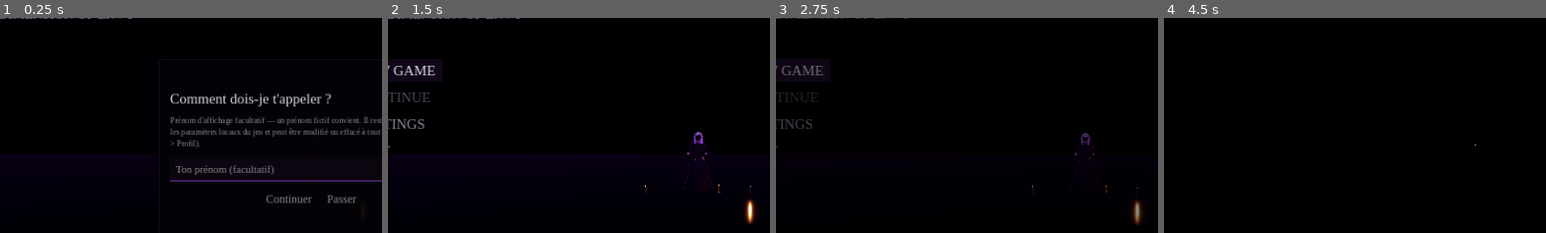
Above: before the commit, frames 1-4 (left to right).
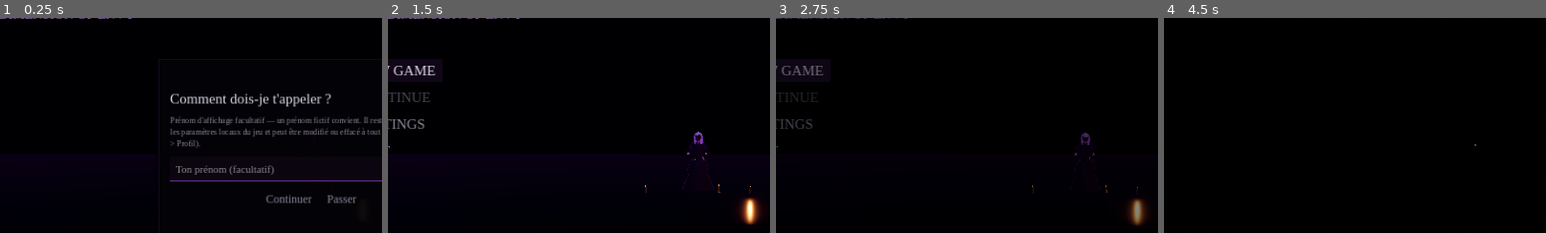
Above: after the commit, the same moments.

Repository: MaxXouRT/ReZero---The-Dimension-Of-Envy
Game: Godot game, scene res://scenes/main/boot.tscn
Two runs of this game, one before a commit and one after it. Both use one fixed random seed, a clock stepped at 60 frames per second and the inputs below.
Inputs (mouse positions are % of the whole screen's width and height, from its top left):
- Up to frame 1 (0.25 s): no input
- Up to frame 2 (1.5 s): click (50, 56) at 0.52 s; type "Alex" at 0.6 s; click "Continuer" at 1.25 s
- Up to frame 3 (2.75 s): click "NEW GAME" at 2 s
- Up to frame 4 (4.5 s): click "NEW GAME" at 2.75 s; tap Enter (ui_accept) at 3.5, 3.77 s; move the mouse to (55, 50) at 3.52 s; hold W (move_forward) 3.53-4.25 s; hold E (interact) 3.53-4.25 s; click (55, 50) at 3.67 s; tap Tab (journal) at 3.8 s; click "← Fermer" at 4.25 s
The pictures show only the part of the screen within x 9-59%, y 20-70%; the shares and areas given below are measured in that part.

The runs differ from the first frame. In frame 2, 0.6% of the frame differs, in the area x 92-98%, y 83-96%; in frame 3, 0.4%; in frame 4, less than 0.1%.

Commit message:
Polish: lighting pass, Satella look, mirrors, loop-dependent rooms, docs, QA sandbox
- Brighter, readable gothic lighting; lighter local fog; subtler envy veins
- Witch face swallowed by shadow, thin black shadow hands, tattered dress
- Death overlay closes from the screen edges
- Mirrors in hall/dining with mirror-only Satella spots
- Guest room that only exists on some loops; Witch rearranges the mansion (OBSESSED+)
- Meta finale: awareness driven by the script (no stare gain)
- QA: save sandbox, walkthrough bot, choice-ending test, capture tools
- Documentation: architecture, game design (solutions), assets & audio

Co-Authored-By: Claude Opus 5.5 <noreply@anthropic.com>
Claude-Session: https://claude.ai/code/session_01RvkkJZmG6j5EN1wLrmSRbz

Diff:
--- a/resources/dialogues/dialogues.json
+++ b/resources/dialogues/dialogues.json
@@ -4,7 +4,7 @@
 	"c1_wake_3": {"speaker": "subaru", "text": "Il me faut de la lumière. Il y avait quelque chose sur le bureau...", "duration": 3.8},
 	"c1_flashlight": {"speaker": "subaru", "text": "Une lampe torche... dans ce monde ? Peu importe. Elle marche.", "duration": 3.8},
 	"c1_window": {"speaker": "subaru", "text": "Il n'y a rien dehors. Pas d'étoiles. Pas de lune. Juste... du violet.", "duration": 4.0},
-	"c1_mirror": {"speaker": "subaru", "text": "C'est bien moi. ...Pourquoi est-ce que j'en doute ?", "duration": 3.5},
+	"c1_mirror": {"speaker": "subaru", "text": "Le miroir... il montre la chambre. Mais pas moi. Je n'ai pas de reflet.", "duration": 4.2},
 	"c1_corridor": {"speaker": "subaru", "text": "Ce couloir était plus court que ça. J'en suis sûr.", "duration": 3.4},
 	"c1_footsteps": {"speaker": "subaru", "text": "Des pas... Ram ? C'est toi ?", "duration": 3.0},
 	"c1_hall": {"speaker": "subaru", "text": "Le hall... Il est plus grand que dans mes souvenirs. Beaucoup plus grand.", "duration": 4.0},
--- a/scripts/environment/world_distortion_system.gd
+++ b/scripts/environment/world_distortion_system.gd
@@ -67,6 +67,24 @@
 		return
 	var n: int = _items[id]["variants"].size()
 	force(id, GameState.deaths() % n)
+
+
+## The Witch rearranges the mansion: one registered element changes the next
+## time nobody looks at it, and a random painting turns into another.
+func random_change() -> void:
+	var ids := _items.keys()
+	if not ids.is_empty():
+		var id: String = ids[randi() % ids.size()]
+		if id != "forgotten_door":
+			var n: int = _items[id]["variants"].size()
+			request(id, (current(id) + 1) % n)
+	var paintings := get_tree().get_nodes_in_group("paintings")
+	if not paintings.is_empty() and player:
+		var mi := paintings[randi() % paintings.size()] as MeshInstance3D
+		if mi and not _is_seen(mi):
+			var m := mi.material_override as ShaderMaterial
+			if m:
+				m.set_shader_parameter("variant", [2, 3, 5][randi() % 3])
 
 
 func move_when_unseen(n: Node3D, xf: Transform3D) -> void:
--- a/scripts/environment/zones/zone_dining.gd
+++ b/scripts/environment/zones/zone_dining.gd
@@ -9,7 +9,7 @@
 func _init() -> void:
 	display_name = "Salle à manger"
 	ambience = {"amb_mansion_room": 0.65, "amb_drone_low": 0.3}
-	rules = {"follow": true, "manifest": true, "hunt": true, "chase": false, "spot_kinds": ["room"]}
+	rules = {"follow": true, "manifest": true, "hunt": true, "chase": false, "spot_kinds": ["room", "mirror"]}
 
 
 func build() -> void:
@@ -43,6 +43,12 @@
 	Builder.painting(self, Vector3(-4.85, 2.3, -1.0), 90.0, Vector2(0.8, 1.1), 0, 6.0).add_to_group("paintings")
 	Builder.box(self, Vector3(0.5, 1.0, 2.2), Vector3(-4.5, 0.5, -2.2), Builder.mat("wood_dark"))
 	readable(Vector3(0.3, 0.86, -1.6), "note_dining", "Lire la carte")
+	var mirror := Mirror.new()
+	mirror.size = Vector2(1.0, 1.4)
+	mirror.position = Vector3(-4.85, 1.9, 1.6)
+	mirror.rotation_degrees.y = 90.0
+	add_child(mirror)
+	spot(Vector3(-1.8, 0, 2.6), "mirror")
 	Pickups.battery(self, Vector3(-4.5, 1.02, -2.6), "battery_dining")
 	spot(Vector3(0, 0, 4.3), "room")
 	spot(Vector3(3.8, 0, 3.6), "room")
--- a/scripts/environment/zones/zone_east_corridor.gd
+++ b/scripts/environment/zones/zone_east_corridor.gd
@@ -32,7 +32,18 @@
 	# dining door + a locked door
 	var dining_door := Builder.door(self, Vector3(3.7, 0, 1.7), 180.0, {"name": "DiningDoor"})
 	dining_door.set_meta("story_door", true)
-	Builder.door(self, Vector3(-2.0, 0, 1.7), 180.0, {"locked": true, "name": "LockedDoor"})
+	# A guest-room door that only exists on some loops (rooms vanish between deaths)
+	var guest_door_root := Builder.node(self, "GuestDoorVariant")
+	Builder.door(guest_door_root, Vector3(-2.0, 0, 1.7), 180.0, {"locked": true, "name": "LockedDoor"})
+	var guest_wall_root := Builder.node(self, "GuestWallVariant")
+	Builder.box(guest_wall_root, Vector3(1.3, 2.4, 0.22), Vector3(-2.0, 1.2, 1.7), Builder.mat("wallpaper"))
+	Builder.box(guest_wall_root, Vector3(1.3, 1.05, 0.04), Vector3(-2.0, 0.525, 1.57), Builder.mat("wainscot"), false)
+	Builder.painting(guest_wall_root, Vector3(-2.0, 1.75, 1.57), 180.0, Vector2(0.6, 0.8), 3, 21.0)
+	if game and game.distortion:
+		game.distortion.register("guest_room", [guest_door_root, guest_wall_root], 0)
+		game.distortion.pick_for_loop("guest_room")
+	else:
+		guest_wall_root.visible = false
 	# the four "any doors" (north wall, face the corridor = +Z)
 	for i in LIB_DOORS_X.size():
 		var d := Builder.door(self, Vector3(LIB_DOORS_X[i], 0, -1.7), 0.0, {"locked": GameState.chapter() < 2, "name": "AnyDoor%d" % i})
--- a/scripts/environment/zones/zone_grand_hall.gd
+++ b/scripts/environment/zones/zone_grand_hall.gd
@@ -18,7 +18,7 @@
 func _init() -> void:
 	display_name = "Grand hall"
 	ambience = {"amb_mansion_room": 0.55, "amb_void_wind": 0.35, "amb_drone_low": 0.3}
-	rules = {"follow": true, "manifest": true, "hunt": true, "chase": true, "spot_kinds": ["balcony", "behind_glass", "room"]}
+	rules = {"follow": true, "manifest": true, "hunt": true, "chase": true, "spot_kinds": ["balcony", "behind_glass", "room", "mirror"]}
 
 
 func build() -> void:
@@ -77,6 +77,17 @@
 		Builder.candelabra(self, Vector3(side * 10.3, 0.9, -2.0), side > 0.0)
 		Builder.sconce(self, Vector3(side * 10.85, 3.0, 9.5), Vector3(-side, 0, 0), true)
 	Builder.fog_volume(self, Vector3(0, 0.6, 0), Vector3(22, 1.4, 26), 0.25)
+	# a tall mirror: sometimes she exists only in the reflection
+	var mirror := Mirror.new()
+	mirror.size = Vector2(1.3, 2.4)
+	mirror.position = Vector3(-10.85, 1.6, 0.0)
+	mirror.rotation_degrees.y = 90.0
+	add_child(mirror)
+	Builder.interactable(self, Vector3(-10.5, 1.6, 0.0), Vector3(0.4, 2.2, 1.3), "Regarder le miroir", func(_p):
+		if game and game.director:
+			game.director.notify("interact:mirror"))
+	spot(Vector3(-6.5, 0, 1.5), "mirror")
+	spot(Vector3(-7.5, 0, -2.0), "mirror")
 	_build_seal()
 	readable(Vector3(-10.3, 0.92, -1.8), "note_mirror_original", "Lire", true)
 	Pickups.battery(self, Vector3(10.3, 0.92, -1.6), "battery_hall")
--- a/scripts/horror/horror_event_director.gd
+++ b/scripts/horror/horror_event_director.gd
@@ -189,6 +189,13 @@
 			player.flashlight.flicker(1.2, 1.0)
 			player.add_panic(0.5)
 			EventBus.camera_shake.emit(0.25, 0.3)
+			if randf() < 0.5 and satella.sm.current_name == "DORMANT":
+				# for a single flicker, she stands right there
+				satella.autonomous = false
+				satella.sm.change("INTERACTING", {"pos": player.global_position + player.forward() * 3.2, "pose": SatellaBody.Pose.STILL})
+				await get_tree().create_timer(0.35).timeout
+				satella.autonomous = true
+				satella.sm.change("DISAPPEARING", {"instant": true})
 		"fake_death":
 			if overlay:
 				overlay.fake_death()
--- a/scripts/main/game.gd
+++ b/scripts/main/game.gd
@@ -199,7 +199,9 @@
 	env.glow_enabled = Settings.glow
 	env.adjustment_brightness = Settings.brightness
 	for l in get_tree().get_nodes_in_group("flicker_lights"):
-		if l is Light3D and l.shadow_enabled and not Settings.shadows:
-			l.shadow_enabled = false
+		if l is Light3D:
+			if not l.has_meta("authored_shadow"):
+				l.set_meta("authored_shadow", l.shadow_enabled)
+			l.shadow_enabled = bool(l.get_meta("authored_shadow")) and Settings.shadows
 	if player:
 		player.flashlight.spot.shadow_enabled = Settings.shadows or Settings.quality > 0
--- a/scripts/satella/states/state_dormant.gd
+++ b/scripts/satella/states/state_dormant.gd
@@ -8,6 +8,7 @@
 
 var cooldown := 60.0
 var _whisper_t := 0.0
+var _modify_t := 45.0
 
 
 func enter(a: Dictionary) -> void:
@@ -25,6 +26,14 @@
 		if not ai.try_spontaneous_appearance():
 			cooldown = randf_range(6.0, 12.0)
 		return
+	# OBSESSED+: she modifies the mansion while nobody is looking
+	_modify_t -= delta
+	if _modify_t <= 0.0:
+		_modify_t = randf_range(40.0, 80.0)
+		if EnvyAwareness.stage() >= EnvyAwareness.Stage.OBSESSED:
+			var g := ai.get_parent()
+			if g and g.get("distortion"):
+				g.distortion.random_change()
 	_whisper_t -= delta
 	if _whisper_t <= 0.0:
 		_whisper_t = randf_range(70.0, 140.0)
--- a/scripts/save_system/save_manager.gd
+++ b/scripts/save_system/save_manager.gd
@@ -10,14 +10,24 @@
 ## Only these two files are ever written or read. The game never inspects
 ## anything else on the player's machine.
 
-const SAVE_PATH := "user://savegame.json"
-const META_PATH := "user://meta.json"
+var SAVE_PATH := "user://savegame.json"
+var META_PATH := "user://meta.json"
 const SAVE_VERSION := 1
 
 
 func _ready() -> void:
 	process_mode = Node.PROCESS_MODE_ALWAYS
 	load_meta()
+
+
+## QA: redirects every file to user://qa_* so automated tests never touch
+## the player's real save, endings or lobby history.
+func use_sandbox() -> void:
+	SAVE_PATH = "user://qa_savegame.json"
+	META_PATH = "user://qa_meta.json"
+	if FileAccess.file_exists(META_PATH):
+		DirAccess.remove_absolute(ProjectSettings.globalize_path(META_PATH))
+	GameState.meta = GameState._fresh_meta()
 
 
 func has_save() -> bool:
--- a/scripts/ui/lobby.gd
+++ b/scripts/ui/lobby.gd
@@ -67,8 +67,8 @@
 	add_child(we)
 	var floor_mat := StandardMaterial3D.new()
 	floor_mat.albedo_color = Color(0.01, 0.006, 0.014)
-	floor_mat.roughness = 0.12
-	floor_mat.metallic = 0.5
+	floor_mat.roughness = 0.25
+	floor_mat.metallic = 0.3
 	Builder.box(self, Vector3(60, 0.2, 60), Vector3(0, -0.1, 0), floor_mat, false)
 	var seat := Vector3(0, 0, -9.0)
 	if _true_mode:
--- a/scripts/ui/pause_menu.gd
+++ b/scripts/ui/pause_menu.gd
@@ -78,6 +78,8 @@
 	if ReturnByDeath.running or trap_running or locked:
 		return false
 	if game and game.player and game.player.dead:
+		return false
+	if game and ((game.journal and game.journal.is_open) or (game.reader and game.reader.is_open())):
 		return false
 	return true
 
--- a/shaders/death_overlay.gdshader
+++ b/shaders/death_overlay.gdshader
@@ -11,15 +11,14 @@
 	vec2 uv = UV - 0.5;
 	float r = length(uv * vec2(1.6, 1.0));
 	float a = atan(uv.y, uv.x);
-	float fingers = fbm(vec2(a * 3.0, r * 2.0 - TIME * 0.6)) * 0.35 + 0.5 * pow(abs(sin(a * 7.0 + TIME * 0.3)), 6.0) * 0.25;
-	float reach = mix(1.2, -0.2, progress);
-	float shadow = smoothstep(reach + 0.08, reach - 0.02, 1.0 - r - fingers * 0.5);
-	shadow = 1.0 - shadow;
-	float rim = smoothstep(0.05, 0.0, abs((1.0 - r - fingers * 0.5) - reach)) * (1.0 - collapse);
-	vec3 col = vec3(0.0) + vec3(0.5, 0.12, 0.7) * rim * 0.8;
+	float fingers = fbm(vec2(a * 2.2, r * 3.0 - TIME * 0.8)) * 0.6 + 0.35 * pow(abs(sin(a * 5.0 + fbm(vec2(a * 4.0, TIME * 0.2)) * 3.0)), 8.0);
+	// v is high in the centre, low at the screen edges: the shadow fills
+	// every pixel whose v is below the advancing front (edges first).
+	float v = 1.0 - r - fingers * 0.5;
+	float reach = mix(-0.35, 1.25, progress);
+	float shadow = smoothstep(reach + 0.02, reach - 0.06, v);
+	float rim = smoothstep(0.06, 0.0, abs(v - reach)) * (1.0 - collapse) * step(0.001, progress);
+	vec3 col = vec3(0.5, 0.12, 0.7) * rim * 0.9;
 	float alpha = max(shadow, rim);
-	float singularity = smoothstep(collapse * 1.2, collapse * 1.2 - 0.05, r);
-	alpha = max(alpha, collapse > 0.0 ? 1.0 - singularity * 0.0 : 0.0);
-	col += vec3(0.6, 0.2, 0.9) * smoothstep(0.02, 0.0, abs(r - (1.0 - collapse) * 0.6)) * collapse * (1.0 - collapse) * 3.0;
 	COLOR = vec4(col, clamp(alpha, 0.0, 1.0));
 }
--- /dev/null
+++ b/tests/capture_death.gd
@@ -0,0 +1,20 @@
+extends Node
+## Visual QA: captures the Return by Death screen mid-sequence.
+func _ready() -> void:
+	SaveManager.use_sandbox()
+	GameState.new_game()
+	DebugTools.jump_to_chapter(3)
+	GameState.run["flags"]["intro_done"] = true
+	var g: Node = (load("res://scenes/main/game.tscn") as PackedScene).instantiate()
+	add_child(g)
+	await get_tree().create_timer(2.0).timeout
+	GameState.register_death("x")
+	GameState.register_death("y")
+	GameState.register_death("z")
+	g.player.die("test")
+	await get_tree().create_timer(1.1).timeout
+	get_viewport().get_texture().get_image().save_png(OS.get_cmdline_user_args()[0] + "/death_a.png")
+	await get_tree().create_timer(3.4).timeout
+	get_viewport().get_texture().get_image().save_png(OS.get_cmdline_user_args()[0] + "/death_b.png")
+	print("saved death")
+	get_tree().quit()
--- /dev/null
+++ b/tests/capture_death.tscn
@@ -0,0 +1,6 @@
+[gd_scene load_steps=2 format=3]
+
+[ext_resource type="Script" path="res://tests/capture_death.gd" id="1"]
+
+[node name="CaptureDeath" type="Node"]
+script = ExtResource("1")
--- /dev/null
+++ b/tests/capture_scene.gd
@@ -0,0 +1,28 @@
+extends Node
+## Visual QA helper: runs a scene for N seconds and saves a screenshot.
+## xvfb-run godot --path . res://tests/capture_scene.tscn -- --scene=res://scenes/ui/lobby.tscn --time=6 --out=/abs/file.png [--visits=3] [--true]
+
+func _ready() -> void:
+	var scene := "res://scenes/ui/lobby.tscn"
+	var t := 5.0
+	var out := "user://capture.png"
+	SaveManager.use_sandbox()
+	for a in OS.get_cmdline_user_args():
+		if a.begins_with("--scene="):
+			scene = a.get_slice("=", 1)
+		elif a.begins_with("--time="):
+			t = float(a.get_slice("=", 1))
+		elif a.begins_with("--out="):
+			out = a.get_slice("=", 1)
+		elif a.begins_with("--visits="):
+			GameState.meta["lobby_visits"] = int(a.get_slice("=", 1)) - 1
+		elif a == "--true":
+			GameState.meta["true_ending_seen"] = true
+			Settings.player_name = "Mika"
+	Settings.first_launch_done = true
+	var n: Node = (load(scene) as PackedScene).instantiate()
+	add_child(n)
+	await get_tree().create_timer(t).timeout
+	get_viewport().get_texture().get_image().save_png(out)
+	print("saved ", out)
+	get_tree().quit()
--- /dev/null
+++ b/tests/capture_scene.tscn
@@ -0,0 +1,6 @@
+[gd_scene load_steps=2 format=3]
+
+[ext_resource type="Script" path="res://tests/capture_scene.gd" id="1"]
+
+[node name="Capture" type="Node"]
+script = ExtResource("1")
--- a/tests/run_tests.gd
+++ b/tests/run_tests.gd
@@ -21,6 +21,7 @@
 
 func _ready() -> void:
 	print("=== RE:ZERO — THE DIMENSION OF ENVY — QA suite ===")
+	SaveManager.use_sandbox()
 	var only := ""
 	for a in OS.get_cmdline_user_args():
 		if a.begins_with("--only="):
@@ -34,6 +35,8 @@
 		await _test_game_systems()
 	if only == "" or only == "chapters":
 		await _test_chapter_progression()
+	if only == "" or only == "walk":
+		await _test_walkthrough()
 	if only == "" or only == "meta":
 		await _test_meta_ending()
 	print("=== %d passed, %d failed ===" % [passes, failures.size()])
@@ -301,6 +304,58 @@
 	Engine.time_scale = 1.0
 
 
+## A bot physically walks bedroom -> corridor -> hall -> west wing -> forgotten
+## bedroom: validates collisions, openings and doors line up between rooms.
+func _test_walkthrough() -> void:
+	print("- physical walkthrough (collisions / openings)")
+	await _load_game_at(2)
+	var p: PlayerController = game.player
+	game.satella.autonomous = false
+	game.director.cutscene_active = true
+	p.teleport_to(Vector3(0, 0.05, 2.4), PI)
+	await _frames(5)
+	var bed_door: Door = game.world.get_zone("bedroom").get_node("BedroomDoor")
+	bed_door.open(-1.0, 0.1, true)
+	await get_tree().create_timer(0.3).timeout
+	await _walk(Vector3(0, 0, 1), 3.0, 1.6)
+	check(p.global_position.z > 4.3, "walked through bedroom door (z=%.2f)" % p.global_position.z)
+	check(game.world.current_zone == "east_corridor", "in corridor (%s)" % game.world.current_zone)
+	# back to the middle of the corridor, then east
+	await _walk(Vector3(0, 0, -1), 2.0, maxf(0.0, (p.global_position.z - 5.4) / 2.0))
+	await _walk(Vector3(1, 0, 0), 5.0, 6.0)
+	check(p.global_position.x > 24.0, "walked the corridor into the hall (x=%.2f)" % p.global_position.x)
+	check(game.world.current_zone == "grand_hall", "in grand hall (%s)" % game.world.current_zone)
+	# line up with the west wing door (x = 28)
+	var dx := 28.0 - p.global_position.x
+	await _walk(Vector3(signf(dx), 0, 0), 3.0, absf(dx) / 3.0)
+	var hall = game.world.get_zone("grand_hall")
+	hall.west_door.open(1.0, 0.1, true)
+	await get_tree().create_timer(0.3).timeout
+	await _walk(Vector3(0, 0, -1), 5.0, 4.6)
+	check(p.global_position.z < -9.0, "walked through the west wing door (z=%.2f)" % p.global_position.z)
+	check(game.world.current_zone == "west_wing", "in west wing (%s)" % game.world.current_zone)
+	# forgotten door appears (puzzle state) then walk in
+	GameState.set_flag("forgotten_door_open")
+	game.distortion.force("forgotten_door", 1)
+	var wing = game.world.get_zone("west_wing")
+	wing.forgotten_door.open(1.0, 0.1, true)
+	await get_tree().create_timer(0.3).timeout
+	await _walk(Vector3(0, 0, -1), 5.0, 3.6)
+	check(game.world.current_zone == "forgotten_bedroom", "entered the Forgotten Bedroom (%s, z=%.2f)" % [game.world.current_zone, p.global_position.z])
+	# chapel approach from the forest arrival
+	var forest = game.world.get_zone("forest")
+	game.transition_teleport(forest.spawn_points["arrival"]["pos"], 0.0, "forest", 0.0)
+	await _frames(5)
+	await _walk(Vector3(0, 0, -1), 6.0, 15.5)
+	check(game.world.current_zone == "chapel", "walked the forest path into the chapel (%s, z=%.2f)" % [game.world.current_zone, p.global_position.z])
+	game.director.cutscene_active = false
+
+
+func _walk(dir: Vector3, speed: float, seconds: float) -> void:
+	game.player.scripted_walk(dir, speed, seconds)
+	await get_tree().create_timer(seconds + 0.25).timeout
+
+
 func _test_meta_ending() -> void:
 	print("- meta ending (TRUE path)")
 	Settings.player_name = "Mika"
--- a/tests/screenshot_tour.gd
+++ b/tests/screenshot_tour.gd
@@ -21,6 +21,7 @@
 	{"name": "12_throne", "pos": Vector3(0.0, -49.9, -207.5), "yaw": 0.0, "pitch": 6.0},
 	{"name": "13_satella", "pos": Vector3(34.0, 0.05, 12.0), "yaw": 0.0, "pitch": 4.0, "satella": 2.6},
 	{"name": "14_satella_far", "pos": Vector3(-5.5, 0.05, 5.4), "yaw": -90.0, "pitch": 0.0, "satella": 12.0},
+	{"name": "15_satella_close", "pos": Vector3(148.0, 0.05, -12.0), "yaw": -90.0, "pitch": 8.0, "satella": 1.7},
 ]
 
 
@@ -31,6 +32,7 @@
 		if a.begins_with("--only="):
 			only = a.get_slice("=", 1)
 	DirAccess.make_dir_recursive_absolute(out_dir)
+	SaveManager.use_sandbox()
 	EventBus.player_died.connect(func(c): print("PLAYER DIED: ", c, " at ", game.player.global_position))
 	EventBus.satella_state_changed.connect(func(s): print("  satella -> ", s))
 	GameState.new_game()
Not shown, added: documentation/ARCHITECTURE.md
Not shown, added: documentation/ASSETS_AND_AUDIO.md
Not shown, added: documentation/GAME_DESIGN.md
